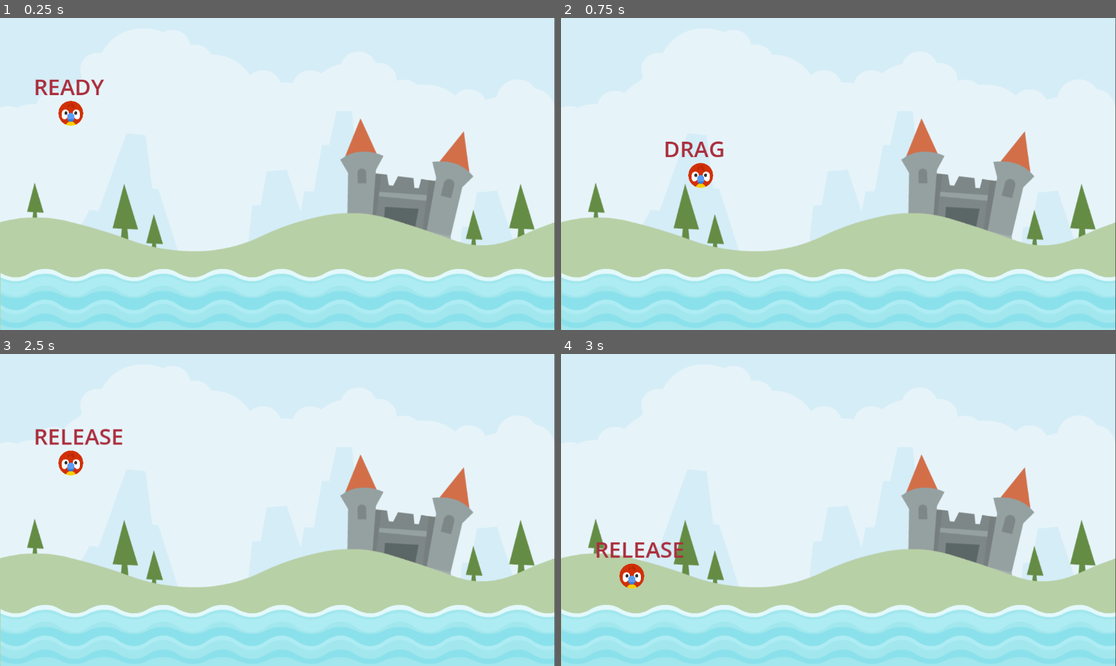
Above: before the commit, frames 1-4 (two rows, left to right).
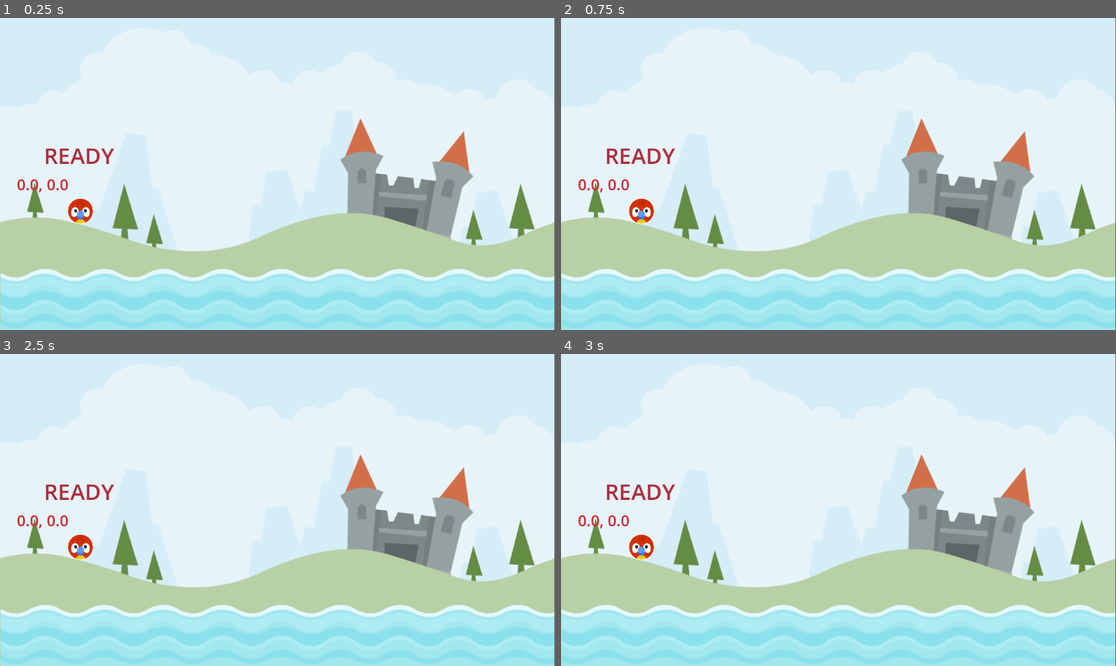
Above: after the commit, the same moments.

Repository: LyDawei/angry_animals
Game: Godot game, scene res://scenes/main/main.tscn
The game is run twice, just before and just after one commit, with the same random seed, the same clock (stepped at 60 frames per second) and the same inputs.
Inputs (mouse positions are in pixels of both pictures, inside the frame that each line leads up to):
- Up to frame 1 (0.25 s): no input
- Up to frame 2 (0.75 s): tap Enter at 0.5 s; drag from (633, 114) to (838, 298) at 0.52 s
- Up to frame 3 (2.5 s): drag from (166, 525) to (277, 634) at 1.27 s; tap Space (drag) at 2 s; move the mouse to (72, 450) at 2.02 s; hold Space (drag) from 2.03 s (still down); click (72, 450) at 2.17 s
- Up to frame 4 (3 s): release Space (drag) at 2.75 s; drag from (810, 572) to (672, 463) at 2.77 s

The runs differ from the first frame. In frame 1, 1.3% of the frame differs, in the area x 3-21%, y 19-66%; in frame 2, 1.3%; in frame 3, 1.4%, in the area x 3-23%, y 23-66%; in frame 4, 1.3%.

Commit message:
setup math to drag within limits etc.

Diff:
--- a/scenes/animal/animal.gd
+++ b/scenes/animal/animal.gd
@@ -1,13 +1,22 @@
 extends RigidBody2D
 
 enum ANIMAL_STATE {READY, DRAG, RELEASE}
-@onready var label: Label = $Label
+@onready var label: Label = $AnimalState
+@onready var vector_2_debug: Label = $Vector2_Debug
 
-var _state = ANIMAL_STATE.READY
+
+const DRAG_LIM_MAX = Vector2(0,60)
+const DRAG_LIM_MIN = Vector2(-60,0)
+
+var _state:ANIMAL_STATE = ANIMAL_STATE.READY
+var _start:Vector2 = Vector2.ZERO
+var _drag_start:Vector2 = Vector2.ZERO
+var _dragged_vector:Vector2 = Vector2.ZERO
 
 # Called when the node enters the scene tree for the first time.
 func _ready() -> void:
 	SignalManager.on_animal_died.connect(handle_animal_died)
+	_start = position
 	pass # Replace with function body.
 
 func detect_release()->bool:
@@ -17,14 +26,31 @@
 			return true
 	return false
 
+func get_dragged_vector(gmp:Vector2)->Vector2:
+	return gmp - _drag_start
 
+func drag_in_limits()  -> void:
+	_dragged_vector.x = clampf(
+		_dragged_vector.x,
+		DRAG_LIM_MIN.x,
+		DRAG_LIM_MAX.x
+	)
+
+	_dragged_vector.y = clampf(
+		_dragged_vector.y,
+		DRAG_LIM_MIN.y,
+		DRAG_LIM_MAX.y
+	)
+
+	position = _start + _dragged_vector
 
 func update_drag()->void:
 	if detect_release():
 		return
 
 	var gmp = get_global_mouse_position()
-	position = gmp
+	_dragged_vector = get_dragged_vector(gmp)
+	drag_in_limits()
 	pass
 
 func update(delta:float) -> void:
@@ -42,8 +68,7 @@
 func _physics_process(delta: float) -> void:
 	update(delta)
 	label.text = '%s' % ANIMAL_STATE.keys()[_state]
-
-
+	vector_2_debug.text = '%.1f, %.1f' % [_dragged_vector.x, _dragged_vector.y]
 
 func _on_animal_exited() -> void:
 	SignalManager.on_animal_died.emit()
@@ -52,9 +77,7 @@
 func handle_animal_died() -> void:
 	queue_free()
 
-
 func _on_input_event(viewport: Node, event: InputEvent, shape_idx: int) -> void:
 	if (_state == ANIMAL_STATE.READY and event.is_action_pressed('drag')):
-		print('test?')
 		set_new_state(ANIMAL_STATE.DRAG)
 		pass # Replace with function body.
--- a/scenes/animal/animal.tscn
+++ b/scenes/animal/animal.tscn
@@ -21,15 +21,24 @@
 [node name="CollisionShape2D" type="CollisionShape2D" parent="."]
 shape = SubResource("CircleShape2D_4hix5")
 
-[node name="Label" type="Label" parent="."]
-offset_left = -77.0
-offset_top = -88.0
-offset_right = 80.0
-offset_bottom = -24.0
+[node name="AnimalState" type="Label" parent="."]
+offset_left = -76.0
+offset_top = -148.0
+offset_right = 81.0
+offset_bottom = -84.0
 scale = Vector2(0.998348, 1)
 theme_override_colors/font_color = Color(0.670389, 0.177053, 0.235033, 1)
 theme_override_font_sizes/font_size = 46
 text = "DEBUG"
 
+[node name="Vector2_Debug" type="Label" parent="."]
+offset_left = -132.0
+offset_top = -78.0
+offset_right = 131.0
+offset_bottom = -33.0
+theme_override_colors/font_color = Color(0.778997, 0.168401, 0.20182, 1)
+theme_override_font_sizes/font_size = 32
+text = "VECTOR2_DEBUG"
+
 [connection signal="input_event" from="." to="." method="_on_input_event"]
 [connection signal="screen_exited" from="VisibleOnScreenNotifier2D" to="." method="_on_animal_exited"]
--- a/scenes/main/main.tscn
+++ b/scenes/main/main.tscn
@@ -15,4 +15,4 @@
 [node name="water" parent="." instance=ExtResource("2_ifk5j")]
 
 [node name="AnimalStart" type="Marker2D" parent="."]
-position = Vector2(147, 198)
+position = Vector2(167, 401)
